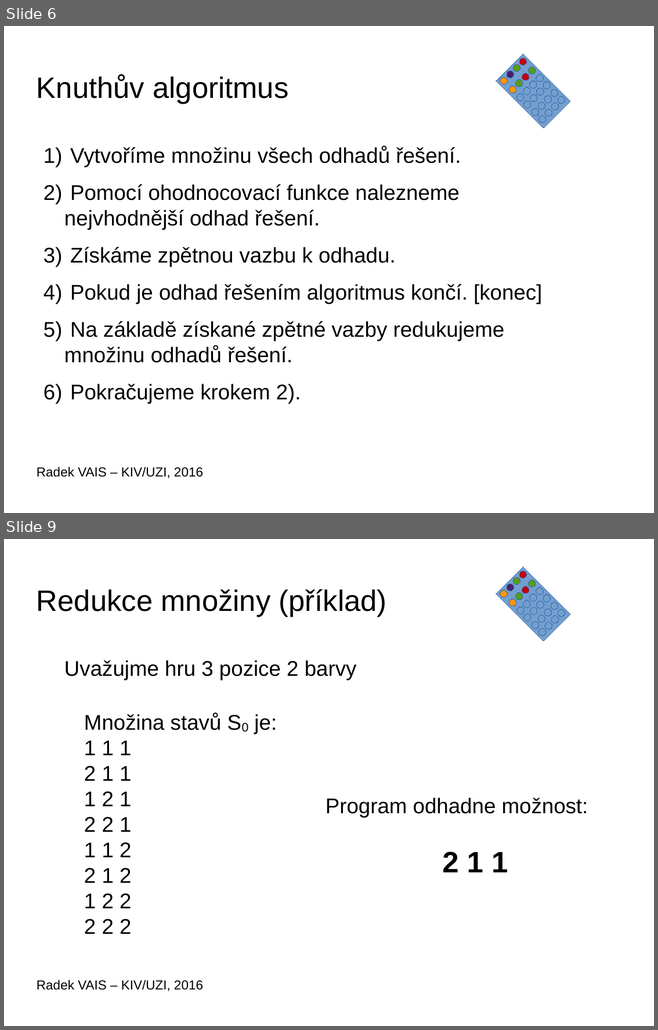
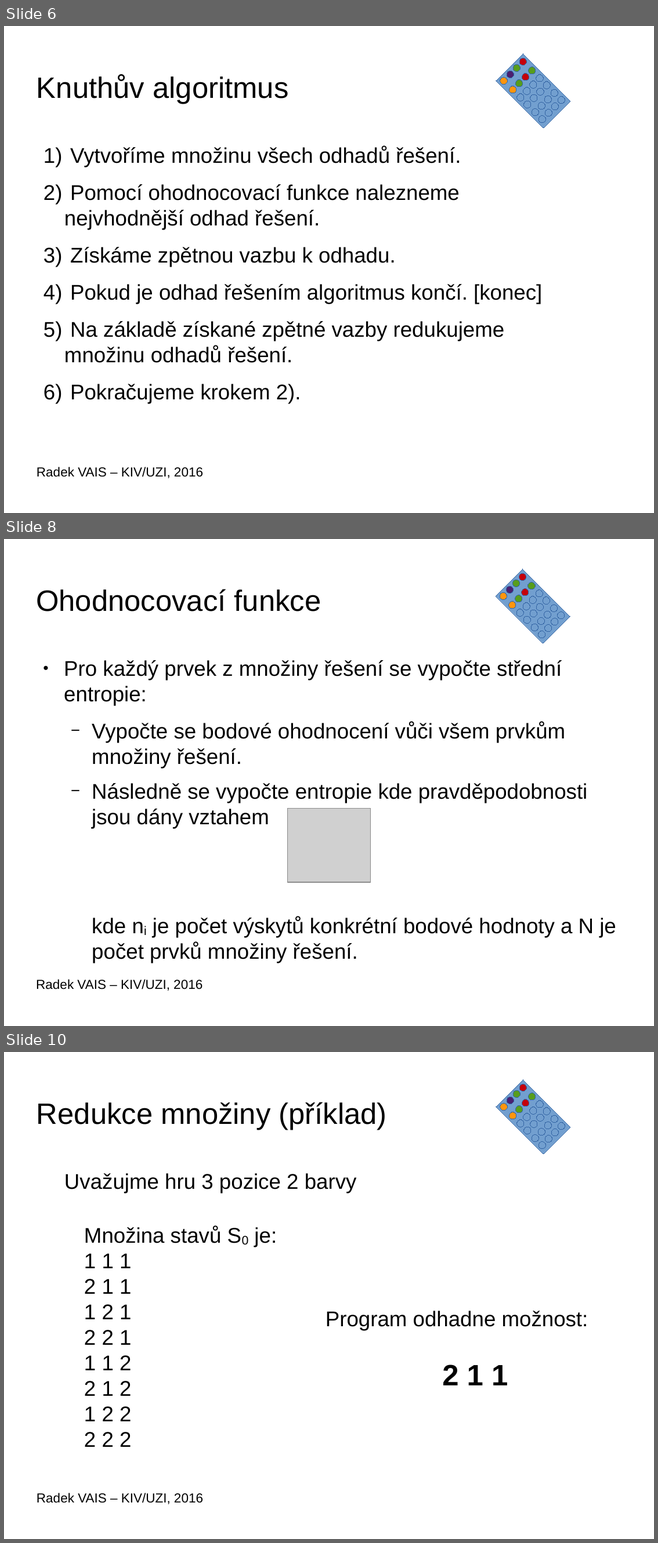
Before and after one commit to vairad/zcu-uzi, a slide deck: program2/doc/prezentace_programu.odp. Shown one above the other, each under a label of ours: slides 6 and 9 before the commit, slides 6, 8 and 10 after it; the slides between them are not shown. The pictures are 658x1030 and 658x1543 pixels, drawn with LibreOffice and Linux fonts; fonts in the diff are those of the drawing; grey boxes stand for pictures; background and template pictures are left out. Boxes give left, top, right and bottom in pixels: in the first picture for what was removed or moved away, otherwise in the second. Text is boxed around its words. In the diff, an @@ line names an element or a change of style, - is before the commit and + after.

```diff
--- a/program2/doc/prezentace_programu.odp
+++ b/program2/doc/prezentace_programu.odp
@@ slide 8 added at box(4, 539, 654, 1026), background picture (left out) @@
@@ title added at box(36, 589, 321, 611), 36 pt, text #000000 @@
+Ohodnocovací funkce
@@ group added at box(495, 569, 570, 644): 24 ellipses, 1 rectangle @@
@@ text added at box(64, 660, 616, 963), 26 pt, text #000000 @@
+● Pro každý prvek z množiny řešení se vypočte střední entropie:
+  − Vypočte se bodové ohodnocení vůči všem prvkům množiny řešení.
+  − Následně se vypočte entropie kde pravděpodobnosti jsou dány vztahem
+  kde ni je počet výskytů konkrétní bodové hodnoty a N je počet prvků množiny řešení.
@@ picture added at box(287, 808, 371, 883) @@
@@ title added at box(36, 979, 202, 991), 16 pt, text #000000 @@
+Radek VAIS – KIV/UZI, 2016
@@ what was slide 9 is now slide 10 @@
```
Also in this commit, not shown: 5 slides changed, 2 other files.
